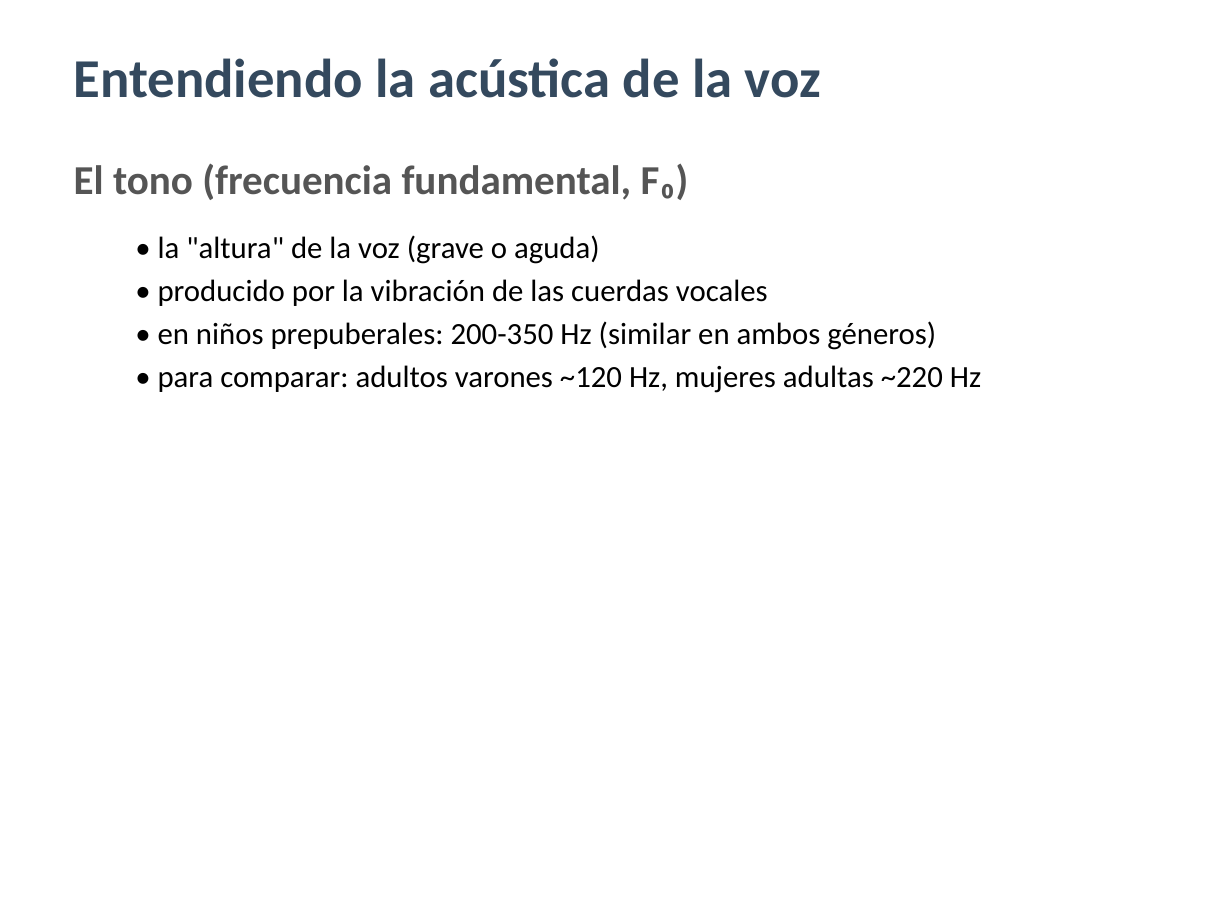
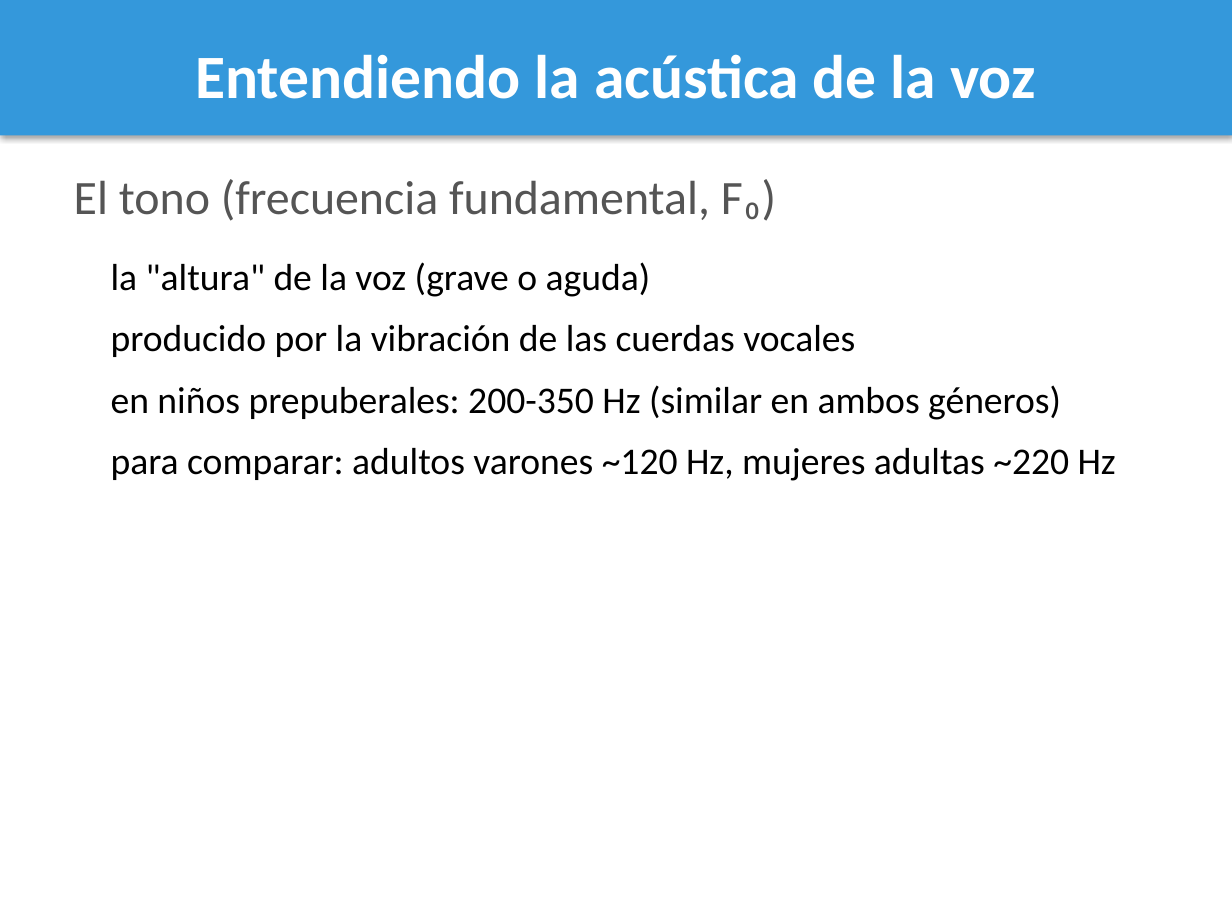
Before and after one commit to maquemmados/vozvozvoz, a slide deck: slide 8 of presentacion.pptx (slide 9 before the commit). Drawn at 1232x924 pixels with LibreOffice and Linux fonts; fonts in the diff are those of the drawing. Boxes give left, top, right and bottom in pixels: in the first picture for what was removed or moved away, otherwise in the second. Text is boxed around its words. In the diff, an @@ line names an element or a change of style, - is before the commit and + after.

```diff
--- a/presentacion.pptx
+++ b/presentacion.pptx
@@ rectangle added at (0, 0, 1232, 136), fill #3498DB @@
@@ text "Entendiendo la acústica de la ...": place and size @@
-text "Entendiendo la acústica de la ..." at (74, 58, 821, 98)
+text "Entendiendo la acústica de la ..." at (195, 54, 1036, 99)
@@ text "Entendiendo la acústica de la ..." at (195, 54, 1036, 99): size 32 to 36 pt, text colour #34495E to #FFFFFF; alignment left to centre @@
@@ text "El tono (frecuencia fundamental, F₀)": place and size @@
-text "El tono (frecuencia fundamental, F₀)" at (74, 163, 689, 200)
+text "El tono (frecuencia fundamental, F₀)" at (74, 179, 776, 221)
@@ text "El tono (frecuencia fundamental, F₀)" at (74, 179, 776, 221): size 24 to 28 pt, bold off @@
@@ text at (111, 262, 651, 297): text changed; size 18 to 22 pt @@
-• la "altura" de la voz (grave o aguda)
+la "altura" de la voz (grave o aguda)
@@ text at (111, 325, 855, 357): text changed; size 18 to 22 pt @@
-• producido por la vibración de las cuerdas vocales
+producido por la vibración de las cuerdas vocales
@@ text at (111, 385, 1061, 420): text changed; size 18 to 22 pt @@
-• en niños prepuberales: 200-350 Hz (similar en ambos géneros)
+en niños prepuberales: 200-350 Hz (similar en ambos géneros)
@@ text at (111, 448, 1116, 481): text changed; size 18 to 22 pt @@
-• para comparar: adultos varones ~120 Hz, mujeres adultas ~220 Hz
+para comparar: adultos varones ~120 Hz, mujeres adultas ~220 Hz
```
Also in this commit, not shown: 19 other slides changed, 1 slide added, 3 slides removed, 1 other file.
